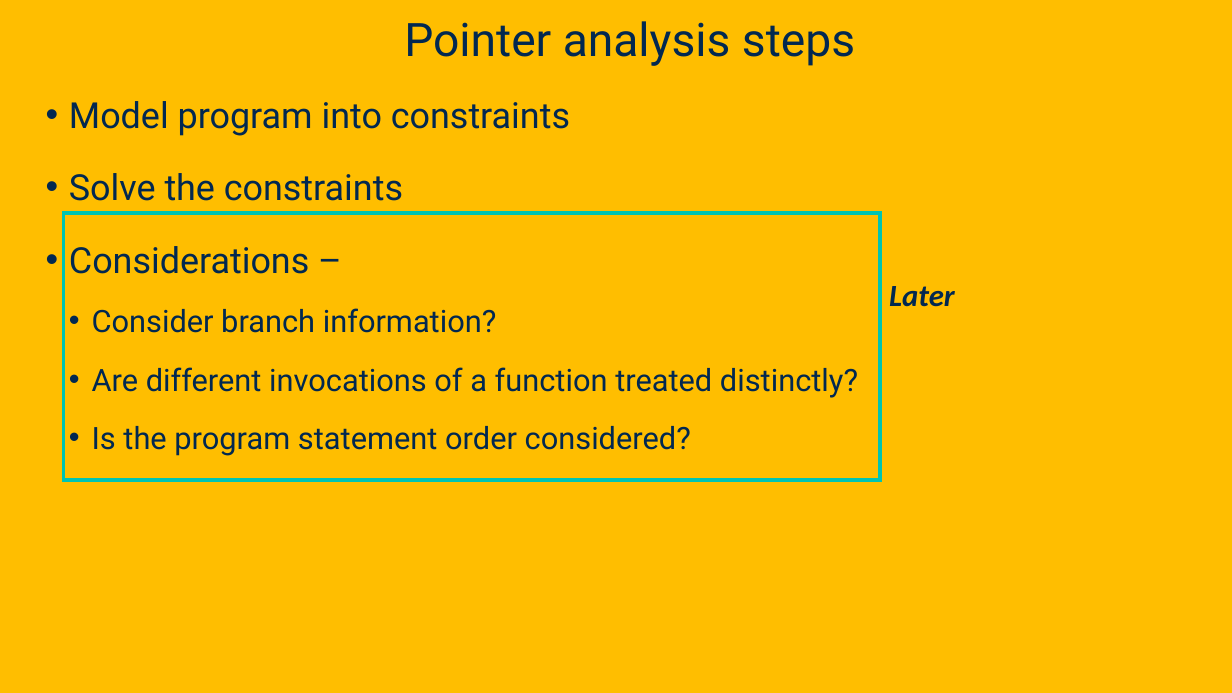
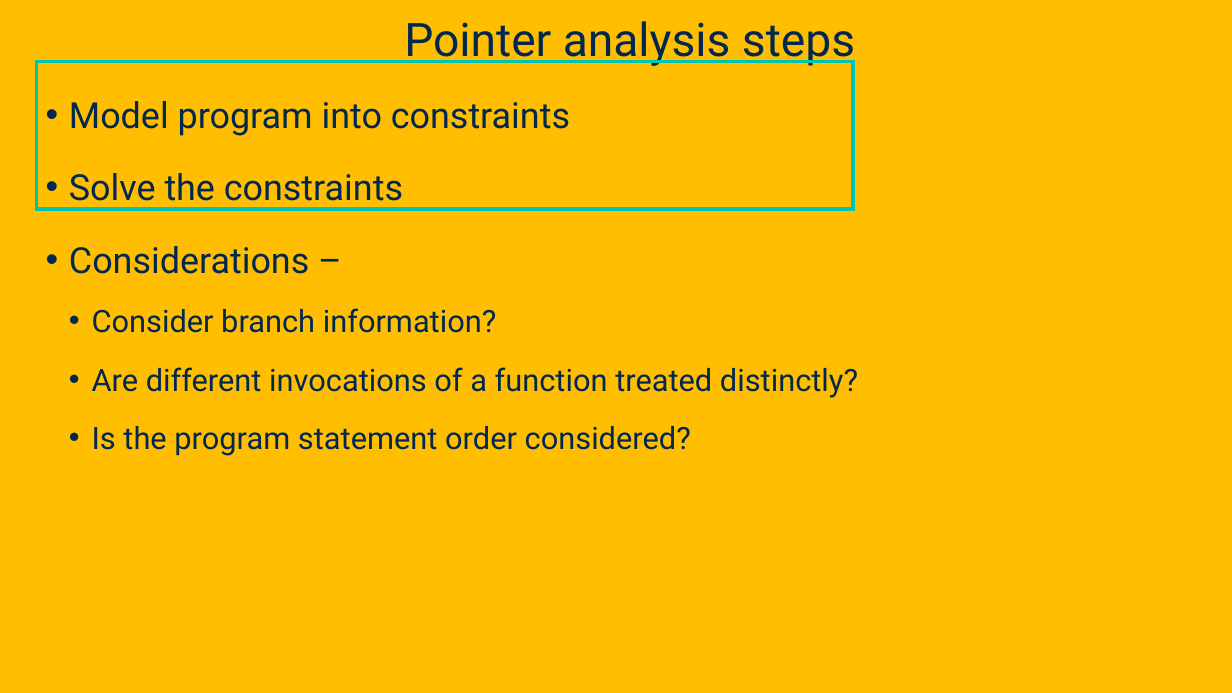
Before and after one commit to davsec-teaching/ECS289C-Spring2025, a slide deck: slide 13 of slides/4_pointer_analysis.pptx (slide 11 before the commit). Drawn at 1232x693 pixels with LibreOffice and Linux fonts; fonts in the diff are those of the drawing; background and template pictures are left out. Boxes give left, top, right and bottom in pixels: in the first picture for what was removed or moved away, otherwise in the second. Text is boxed around its words. In the diff, an @@ line names an element or a change of style, - is before the commit and + after.

```diff
--- a/slides/4_pointer_analysis.pptx
+++ b/slides/4_pointer_analysis.pptx
@@ rectangle: place and size @@
-rectangle at [64, 213, 881, 480]
+rectangle at [36, 61, 853, 209]
@@ text removed at [889, 286, 955, 307] @@
-Later
```
Also in this commit, not shown: 30 other slides changed, 9 slides added.
